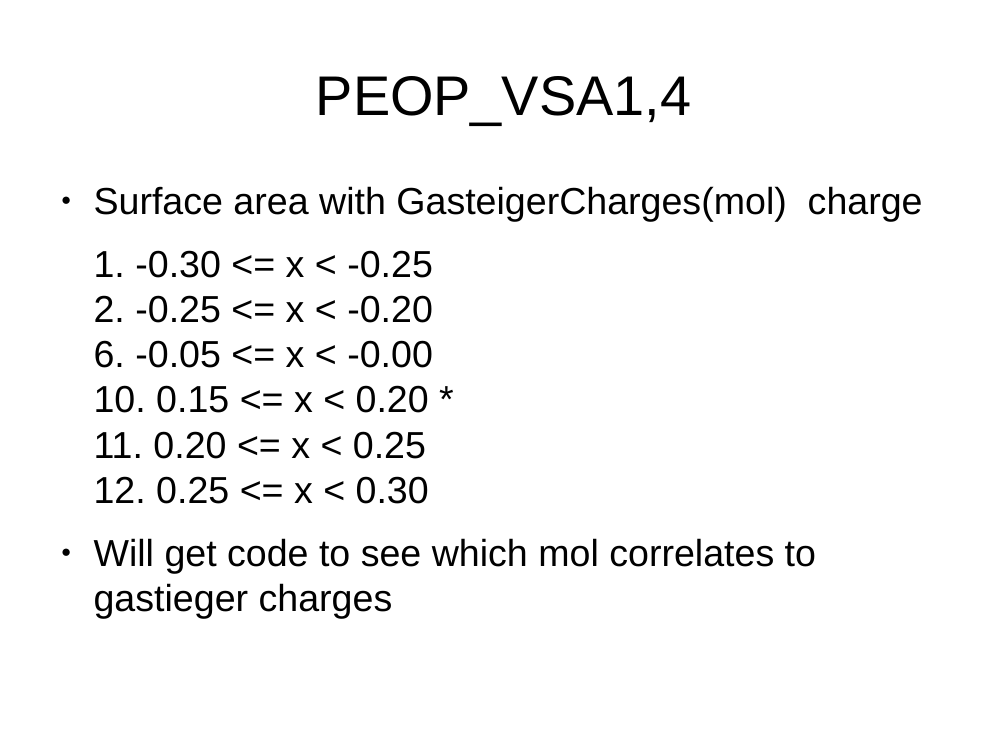
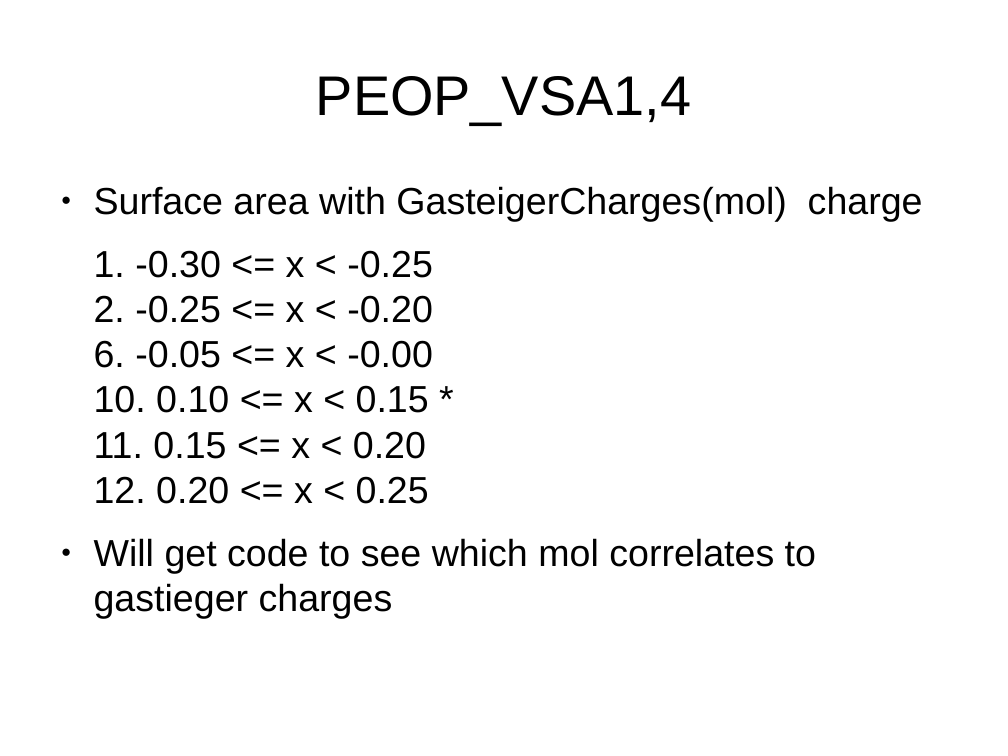
Before and after one commit to leexa90/Projects, a slide deck: slide 9 of toxicity/Final/Permability/all_seq/permaubility slides.odp. Drawn at 1008x756 pixels with LibreOffice and Linux fonts; fonts in the diff are those of the drawing. Boxes give left, top, right and bottom in pixels: in the first picture for what was removed or moved away, otherwise in the second. Text is boxed around its words. In the diff, an @@ line names an element or a change of style, - is before the commit and + after.

```diff
--- a/toxicity/Final/Permability/all_seq/permaubility slides.odp
+++ b/toxicity/Final/Permability/all_seq/permaubility slides.odp
@@ text at (94,250,433,504): text changed @@
-1. -0.30 <= x < -0.25
-2. -0.25 <= x < -0.20
-6. -0.05 <= x < -0.00
-10. 0.15 <= x < 0.20 *
-11. 0.20 <= x < 0.25
-12. 0.25 <= x < 0.30
+1. -0.30 <= x < -0.25
+2. -0.25 <= x < -0.20
+6. -0.05 <= x < -0.00
+10. 0.10 <= x < 0.15 *
+11. 0.15 <= x < 0.20
+12. 0.20 <= x < 0.25
```
Also in this commit, not shown: 1 other slide changed, 9 slides added, 30 other files.
